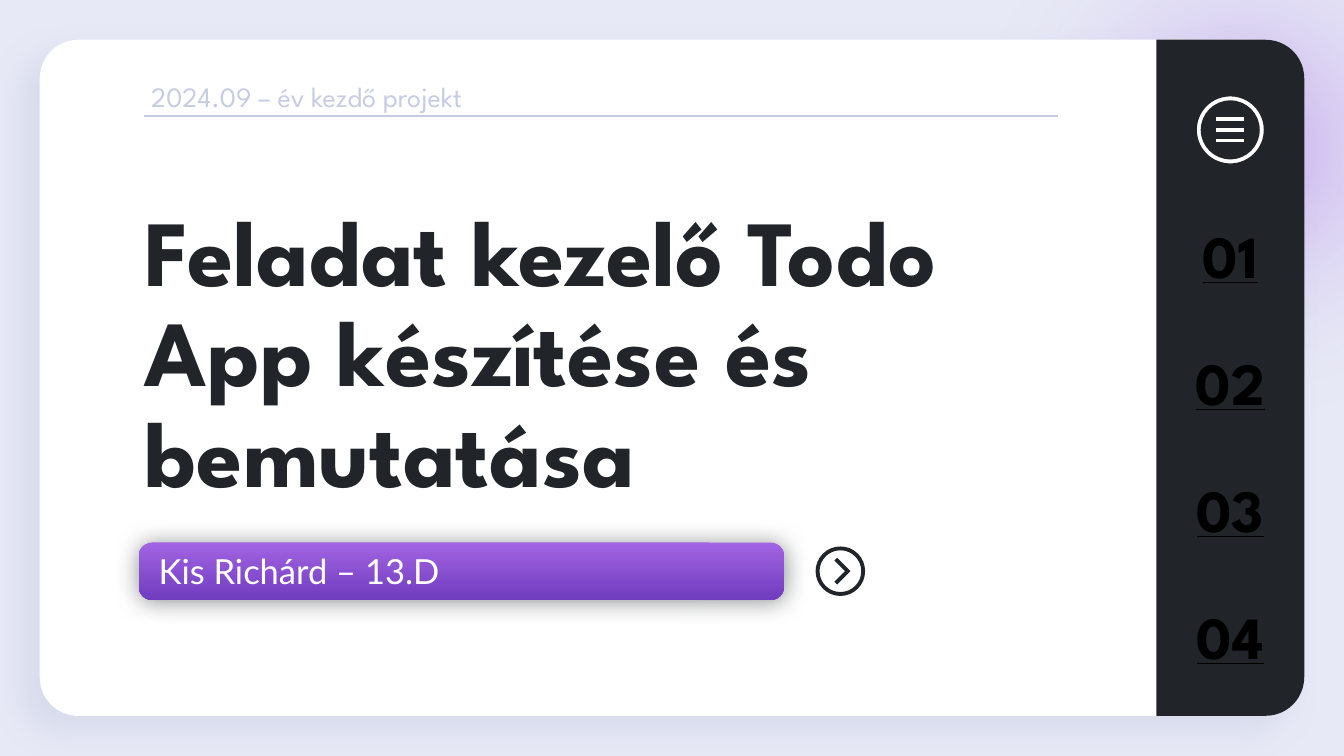
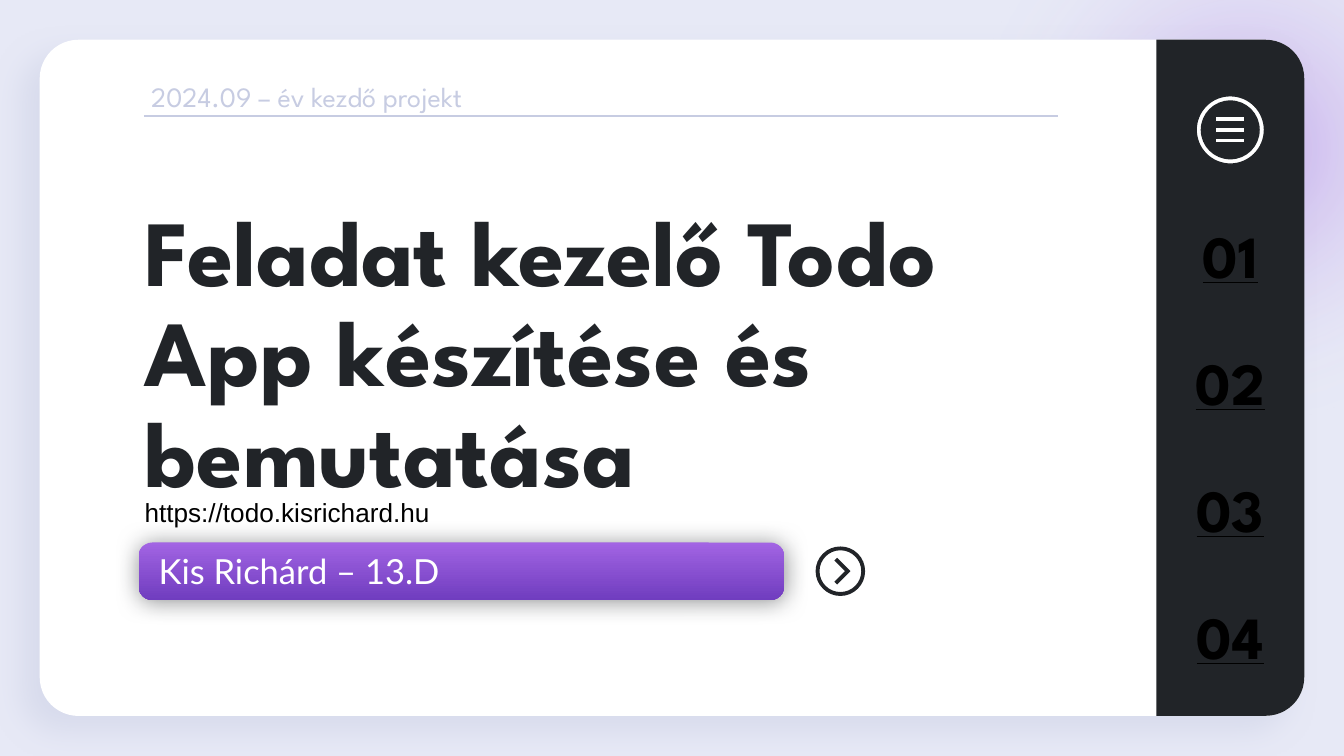
Before and after one commit to DrDevoo/ToDoApp_NextJS, a slide deck: slide 1 of Documents/ToDoApp Bemutató.pptx. Drawn at 1344x756 pixels with LibreOffice and Linux fonts; fonts in the diff are those of the drawing. Boxes give left, top, right and bottom in pixels: in the first picture for what was removed or moved away, otherwise in the second. Text is boxed around its words. In the diff, an @@ line names an element or a change of style, - is before the commit and + after.

Commit message:
ppt update

```diff
--- a/Documents/ToDoApp Bemutató.pptx
+++ b/Documents/ToDoApp Bemutató.pptx
@@ text added at bbox=[145, 503, 430, 528], 14 pt, text #000000 @@
+https://todo.kisrichard.hu
```
Also in this commit, not shown: 5 other slides changed, 1 slide added, 31 slides removed.
